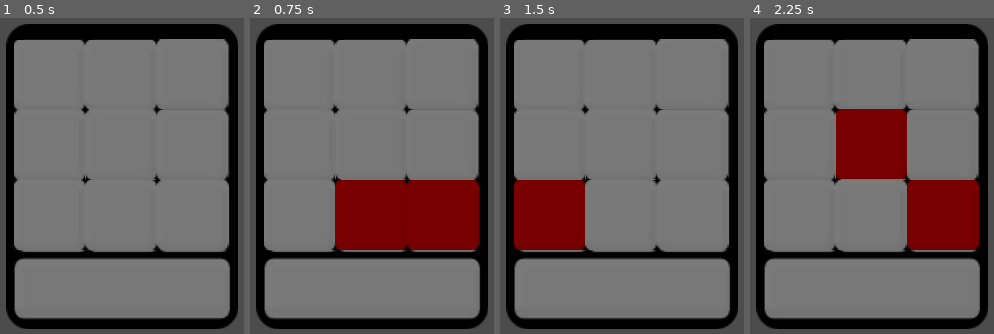
Above: before the commit, frames 1-4 (left to right).
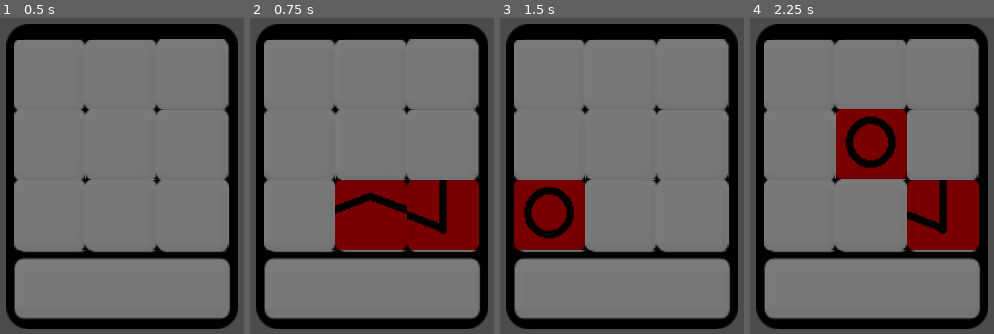
Above: after the commit, the same moments.

Repository: m-at-FNSPE/fitgamejam-team10
Game: Godot game, scene res://RuneTablet/RuneTablet.tscn
Same seed, same stepped clock (60 frames per second), same inputs: the game is played once before the commit and once after it.
Inputs:
- Up to frame 1 (0.5 s): no input
- Up to frame 2 (0.75 s): tap Enter at 0.5 s; hold , (rune_bottom_right) from 0.53 s (still down); tap M (rune_bottom_mid) at 0.6 s
- Up to frame 3 (1.5 s): tap Space (rune_confirm) at 1.25, 1.35 s; release , (rune_bottom_right) at 1.28 s; hold N (rune_bottom_left) from 1.28 s (still down)
- Up to frame 4 (2.25 s): tap Space (rune_confirm) at 2 s; release N (rune_bottom_left) at 2.03 s; hold , (rune_bottom_right) from 2.03 s (still down); tap J (rune_mid_mid) at 2.1 s

Frame 1 is identical in both runs. In frame 2, 1.8% of the frame differs, in the area x 34-94%, y 51-73%; in frame 3, 1.5%; in frame 4, 2.4%, in the area x 38-94%, y 31-73%.

Commit message:
+- implemented rune tablet, might remake it with wave collapse function

Diff:
--- a/RuneTablet/RuneTablet.gd
+++ b/RuneTablet/RuneTablet.gd
@@ -47,13 +47,17 @@
 
 
 func initialize_textures():
-	textures["top_left_x"] = load("res://RuneTablet/top_left_x.png")
-	textures["mid_x"]  = load("res://RuneTablet/x_mid.png")
-	textures["default"]  = load("res://RuneTablet/Tile.png")
+	textures["top_left_x"] = preload("res://RuneTablet/top_left_x.png")
+	textures["mid_x"]  = preload("res://RuneTablet/x_mid.png")
+	textures["default"]  = preload("res://RuneTablet/Tile.png")
+	textures["default_circle"]  = preload("res://RuneTablet/circle.png")
+	textures["circle_corner"]  = preload("res://RuneTablet/circle_big_tl_corner.png")
+	textures["circle_top"]  = preload("res://RuneTablet/circle_big_top.png")
+	textures["default_corner"]  = preload("res://RuneTablet/default_corner.png")
+	textures["default_side"]  = preload("res://RuneTablet/default_side.png")
+	textures["default_top"]  = preload("res://RuneTablet/default_top.png")
 
-
-
-func _unhandled_input(event):
+func _unhandled_input(_event):
 	for i in range(9):
 		if Input.is_action_pressed(input_names[i]):
 			state[i] = true
@@ -76,19 +80,35 @@
 	return result
 
 
+func how_many_cells_active():
+	var result = 0
+	for i in state:
+		if i:
+			result += 1
+	return result
 
 
 
 func draw_state():
 	tint_pressed()
 	rune_empty()
-	match rune_number():
-		0:
-			rune_empty()
-		0b101010101:
-			rune_x()
-		_:
-			rune_default()
+
+
+	if how_many_cells_active() == 1:
+		rune_one_cell_somewhere()
+
+	#elif how_many_cells_active() == 2:
+		#rune_two_cells_somewhere()
+	else:
+		match rune_number():
+			0:
+				rune_empty()
+			0b101010101:
+				rune_x()
+			0b111101111:
+				rune_circle()
+			_:
+				rune_default()
 
 
 func tint_pressed():
@@ -98,22 +118,58 @@
 		else:
 			grid[i].modulate = Color(1,1,1)
 
-func load_texture_to_a_tile(tile, texture: String, flip_v = false, flip_h = false):
+func load_texture_to_a_tile(tile, texture: String, flip_v = false, flip_h = false, rotate_half_pi = false):
 	tile.set_texture(textures[texture])
 	tile.scale.x = (1 - int(flip_h)*2) * initial_scale.x
 	tile.scale.y = (1 - int(flip_v)*2) * initial_scale.y
+	tile.set_rotation(int(rotate_half_pi) * PI/2)
 
+func identical_corners(texture: String):
+	load_texture_to_a_tile(TL, texture, false, false)
+	load_texture_to_a_tile(TR, texture, false, true)
+	load_texture_to_a_tile(BL, texture, true, false)
+	load_texture_to_a_tile(BR, texture, true, true)
 
 func rune_x():
-	load_texture_to_a_tile(TL, "top_left_x", false, false)
-	load_texture_to_a_tile(TR, "top_left_x", false, true)
-	load_texture_to_a_tile(BL, "top_left_x", true, false)
-	load_texture_to_a_tile(BR, "top_left_x", true, true)
+	identical_corners("top_left_x")
 	load_texture_to_a_tile(MM, "mid_x")
+
+func rune_circle():
+	identical_corners("circle_corner")
+
+	load_texture_to_a_tile(TM, "circle_top", false, false)
+	load_texture_to_a_tile(MR, "circle_top", false, false, true)
+	load_texture_to_a_tile(ML, "circle_top", true, false, true)
+	load_texture_to_a_tile(BM, "circle_top", true)
 
 func rune_empty():
 	for i in grid:
 		load_texture_to_a_tile(i, "default")
 
+func rune_one_cell_somewhere():
+	for i in range(9):
+		if state[i]:
+			load_texture_to_a_tile(grid[i], "default_circle")
+
+func rune_two_cells_somewhere():
+	pass
+
 func rune_default():
-	pass
+	if state[0]:
+		load_texture_to_a_tile(TL, "default_corner")
+	if state[1]:
+		load_texture_to_a_tile(TM, "default_top")
+	if state[2]:
+		load_texture_to_a_tile(TR, "default_corner", false, true)
+	if state[3]:
+		load_texture_to_a_tile(ML, "default_side")
+	if state[4]:
+		load_texture_to_a_tile(MM, "default_circle")
+	if state[5]:
+		load_texture_to_a_tile(MR, "default_side", false, true)
+	if state[6]:
+		load_texture_to_a_tile(BL, "default_corner", true)
+	if state[7]:
+		load_texture_to_a_tile(BM, "default_top", true)
+	if state[8]:
+		load_texture_to_a_tile(BR, "default_corner", true, true)
Binary file added: RuneTablet/circle.png
Not shown, added: RuneTablet/circle.png.import
Binary file added: RuneTablet/circle_big_tl_corner.png
Not shown, added: RuneTablet/circle_big_tl_corner.png.import
Binary file added: RuneTablet/circle_big_top.png
Not shown, added: RuneTablet/circle_big_top.png.import
Binary file added: RuneTablet/default_corner.png
Not shown, added: RuneTablet/default_corner.png.import
Binary file added: RuneTablet/default_side.png
Not shown, added: RuneTablet/default_side.png.import
Binary file added: RuneTablet/default_top.png
Not shown, added: RuneTablet/default_top.png.import
